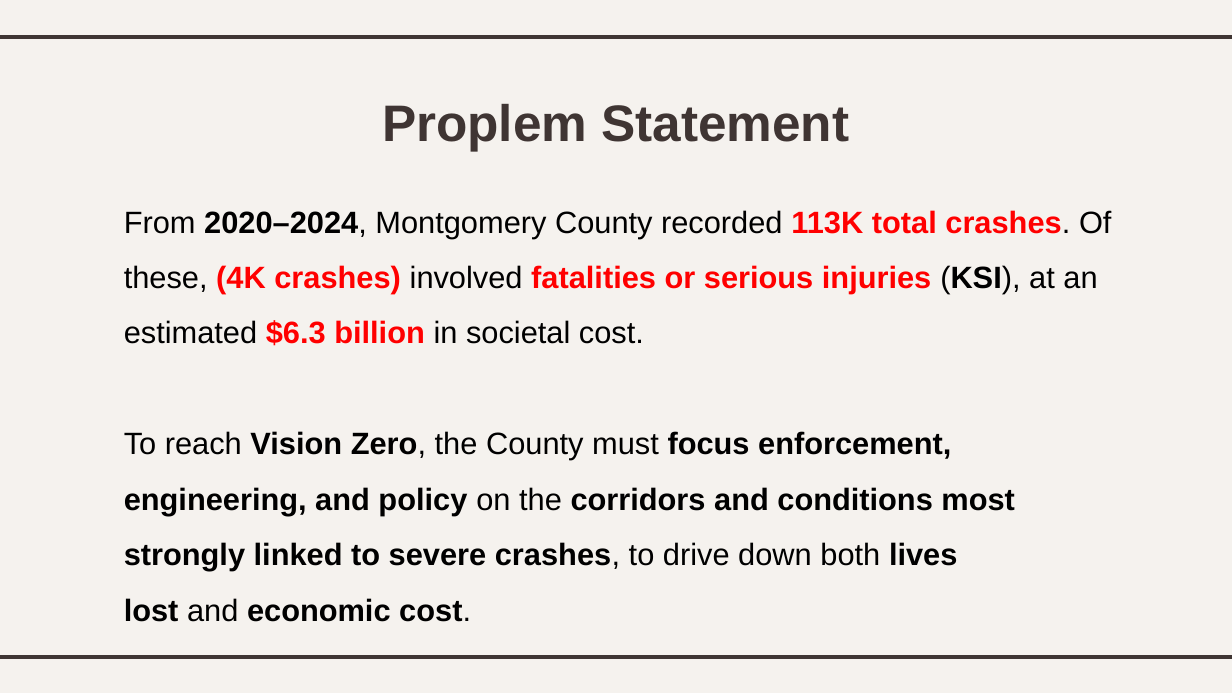
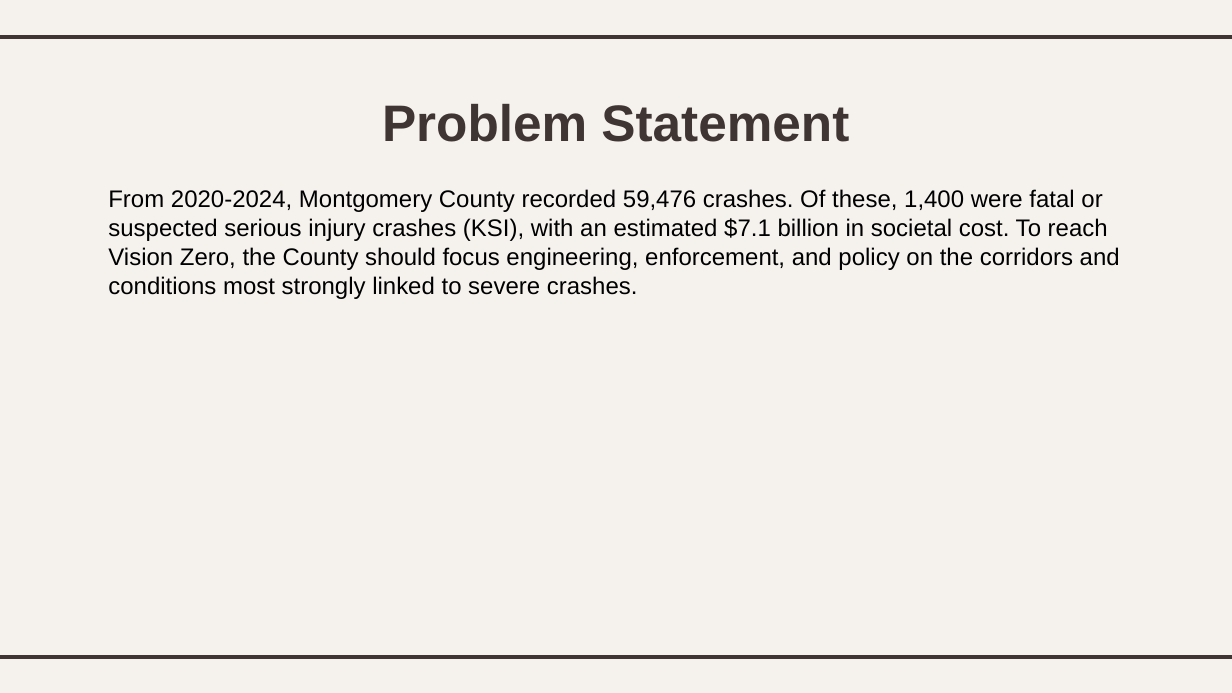
Before and after one commit to dtarek41/montgomery-crash-safety-capstone, a slide deck: slide 4 of deliverables/montgomery_crash_safety_presentation.pptx. Drawn at 1232x693 pixels with LibreOffice and Linux fonts; fonts in the diff are those of the drawing. Boxes give left, top, right and bottom in pixels: in the first picture for what was removed or moved away, otherwise in the second. Text is boxed around its words. In the diff, an @@ line names an element or a change of style, - is before the commit and + after.

Commit message:
Polish Montgomery crash safety portfolio

```diff
--- a/deliverables/montgomery_crash_safety_presentation.pptx
+++ b/deliverables/montgomery_crash_safety_presentation.pptx
@@ title at box(382, 104, 849, 142): text changed @@
-Proplem Statement
+Problem Statement
@@ text at box(108, 189, 1120, 299): text changed; size 18 to 14 pt; bold off @@
-From 2020–2024, Montgomery County recorded 113K total crashes. Of these, (4K crashes) involved fatalities or serious injuries (KSI), at an estimated $6.3 billion in societal cost.
-To reach Vision Zero, the County must focus enforcement, engineering, and policy on the corridors and conditions most strongly linked to severe crashes, to drive down both lives lost and economic cost.
+From 2020-2024, Montgomery County recorded 59,476 crashes. Of these, 1,400 were fatal or suspected serious injury crashes (KSI), with an estimated $7.1 billion in societal cost. To reach Vision Zero, the County should focus engineering, enforcement, and policy on the corridors and conditions most strongly linked to severe crashes.
```
Also in this commit, not shown: 12 other slides changed, 2 slides added, 2 slides removed, 31 other files.
